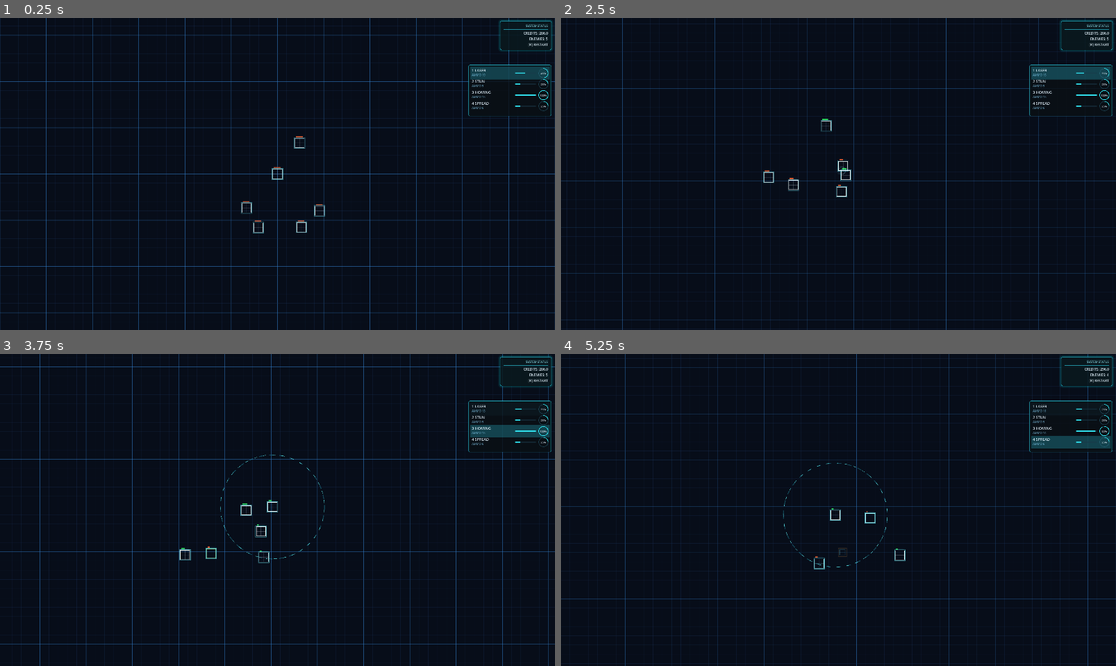
Above: before the commit, frames 1-4 (two rows, left to right).
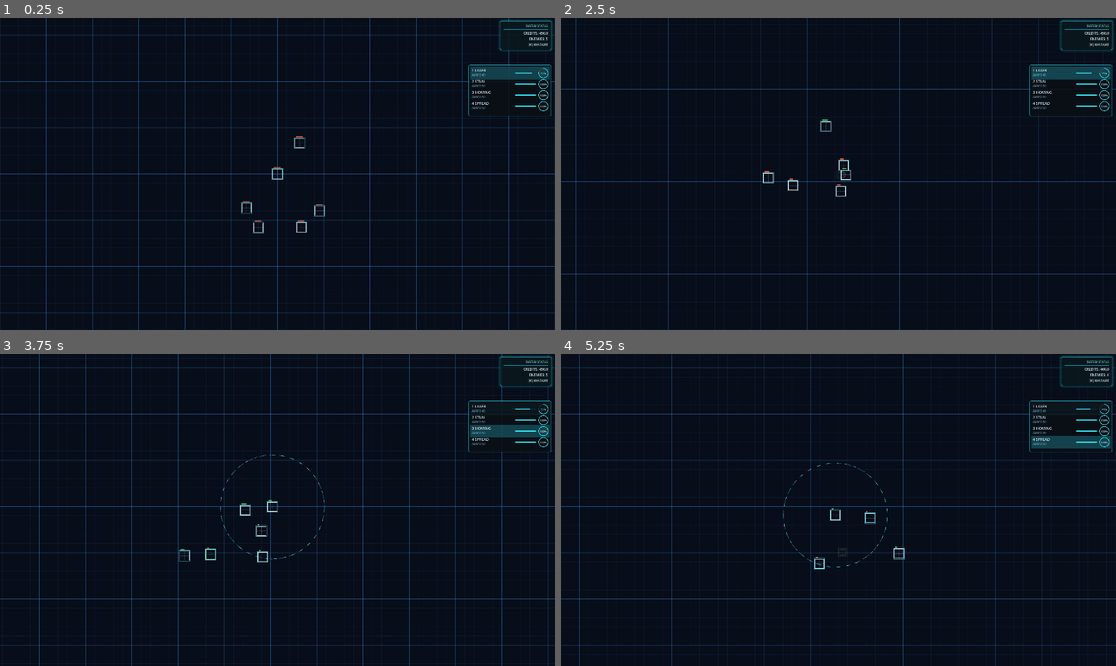
Above: after the commit, the same moments.

Repository: sudheej/neon.io
Game: Godot game, scene res://scenes/Main.tscn
Same seed, same stepped clock (60 frames per second), same inputs: the game is played once before the commit and once after it.
Inputs (mouse positions are in pixels of both pictures, inside the frame that each line leads up to):
- Up to frame 1 (0.25 s): no input
- Up to frame 2 (2.5 s): move the mouse to (960, 158) at 0.52 s; hold D (move_right) 0.53-1.28 s; hold E (expand_mode) 0.53-1.28 s; move the mouse to (727, 189) at 1.27 s; hold S (move_down) 1.28-2.03 s; click (727, 189) at 1.35 s; move the mouse to (894, 105) at 2.02 s; hold D (move_right) from 2.03 s (still down); hold [ (select_prev_slot) from 2.03 s (still down)
- Up to frame 3 (3.75 s): move the mouse to (249, 572) at 2.77 s; release D (move_right) at 2.78 s; release [ (select_prev_slot) at 2.78 s; hold W (move_up) 2.78-3.53 s; tap Q (toggle_range) at 2.85 s; move the mouse to (444, 556) at 3.52 s; hold A (move_left) from 3.53 s (still down); hold 3 (weapon_homing) from 3.53 s (still down)
- Up to frame 4 (5.25 s): move the mouse to (672, 463) at 4.27 s; release 3 (weapon_homing) at 4.28 s; tap 1 (weapon_laser) at 4.35 s; move the mouse to (866, 510) at 5.02 s; release A (move_left) at 5.03 s; hold S (move_down) from 5.03 s (still down); hold 4 (weapon_spread) from 5.03 s (still down)

The runs differ from the first frame. In frame 1, less than 0.1% of the frame differs, in the area x 86-99%, y 4-30%; in frame 2, 3.5%; in frame 3, 5.6%, in the area x 0-100%, y 0-100%; in frame 4, 2.8%.

Commit message:
Update entity expansion

Diff:
--- a/src/presentation/player/Player.gd
+++ b/src/presentation/player/Player.gd
@@ -14,9 +14,11 @@
 const SPAWN_DURATION: float = 0.35
 const DEATH_DURATION: float = 0.45
 const COLLISION_PUSH_SCALE: float = 0.5
+const COLLISION_PLAYER_PUSH_SCALE: float = 0.22
+const COLLISION_AI_PUSH_SCALE: float = 0.55
 const COLLISION_PULSE_LIFE: float = 0.18
 var velocity: Vector2 = Vector2.ZERO
-var xp: float = 300.0
+var xp: float = 450.0
 var expand_mode: bool = false
 var expand_hold: bool = false
 var show_range: bool = false
@@ -47,6 +49,9 @@
 var spawn_timer: float = 0.0
 var death_timer: float = 0.0
 var is_dying: bool = false
+var debug_collision: bool = false
+var debug_collisions: Array[Dictionary] = []
+var debug_collision_print_timer: float = 0.0
 
 @onready var shape = $PlayerShape
 @onready var weapon_system = $WeaponSystem
@@ -59,6 +64,7 @@
 		actor_id = "player"
 	spawn_timer = SPAWN_DURATION
 	modulate.a = 0.0
+	debug_collision = OS.get_cmdline_args().has("--collision-debug")
 
 func _process(delta: float) -> void:
 	if is_dying:
@@ -88,6 +94,8 @@
 	if damage_blink_timer > 0.0:
 		damage_blink_timer = maxf(damage_blink_timer - delta, 0.0)
 		damage_blink_phase = fmod(damage_blink_phase + delta * 22.0, TAU)
+	if debug_collision and debug_collision_print_timer > 0.0:
+		debug_collision_print_timer = maxf(debug_collision_print_timer - delta, 0.0)
 
 	for i in range(pulses.size() - 1, -1, -1):
 		pulses[i]["time"] -= delta
@@ -117,7 +125,8 @@
 		target_vel *= 0.35
 	velocity = velocity.lerp(target_vel, 1.0 - pow(0.001, delta * ACCEL))
 	global_position += velocity * delta
-	_apply_soft_collisions(delta)
+	if spawn_timer <= 0.0:
+		_apply_soft_collisions(delta)
 
 func _unhandled_input(event: InputEvent) -> void:
 	if is_ai:
@@ -330,6 +339,8 @@
 	if expand_hold:
 		_draw_expand_ghosts()
 	_draw_selected_slot_range()
+	if debug_collision:
+		_draw_collision_debug()
 
 func _draw_cells() -> void:
 	var outline := Color(0.92, 0.96, 1.0, 0.9)
@@ -476,25 +487,96 @@
 func _apply_soft_collisions(_delta: float) -> void:
 	var others = get_tree().get_nodes_in_group("combatants")
 	var my_radius = _get_collision_radius()
+	if debug_collision:
+		debug_collisions.clear()
 	for other in others:
 		var node = other as Node2D
 		if node == null or node == self:
 			continue
 		if not node.has_method("get_collision_radius"):
 			continue
-		var other_radius = node.get_collision_radius()
-		var to_me = global_position - node.global_position
-		var dist = to_me.length()
+		var other_spawn = node.get("spawn_timer")
+		if other_spawn != null and float(other_spawn) > 0.0:
+			continue
+		var collision = _get_cell_collision(node)
+		var dist = collision.get("dist", 0.0)
+		var min_dist = collision.get("min_dist", my_radius + node.get_collision_radius())
 		if dist < 0.001:
 			continue
-		var min_dist = my_radius + other_radius
 		if dist >= min_dist:
 			continue
-		var dir = to_me / dist
+		var dir = collision.get("dir", (global_position - node.global_position).normalized())
 		var push = (min_dist - dist) * COLLISION_PUSH_SCALE
-		global_position += dir * push
-		if push > 0.35:
-			_spawn_repel_pulse(global_position - dir * my_radius)
+		if debug_collision:
+			debug_collisions.append({
+				"other": node,
+				"dist": dist,
+				"min_dist": min_dist,
+				"push": push
+			})
+			if debug_collision_print_timer <= 0.0:
+				var other_id = String(node.get("actor_id"))
+				print("COLLIDE ", actor_id, " <-> ", other_id, " d=", dist, " md=", min_dist, " p=", push)
+				debug_collision_print_timer = 0.5
+		if is_ai:
+			global_position += dir * push
+		else:
+			var other_is_ai = bool(node.get("is_ai"))
+			if other_is_ai:
+				global_position += dir * (push * COLLISION_PLAYER_PUSH_SCALE)
+				node.global_position -= dir * (push * COLLISION_AI_PUSH_SCALE)
+			else:
+				global_position += dir * (push * COLLISION_PLAYER_PUSH_SCALE)
+		if push > 0.35 and not is_ai:
+			var pulse_pos = collision.get("self_pos", global_position - dir * my_radius)
+			_spawn_repel_pulse(pulse_pos)
+
+func _get_cell_collision(other: Node2D) -> Dictionary:
+	var result: Dictionary = {}
+	if shape == null:
+		return result
+	var other_shape = other.get_node_or_null("PlayerShape")
+	if other_shape == null or not other_shape.has_method("grid_to_local"):
+		return result
+	var cell_radius = PlayerShapeScript.CELL_SIZE * 0.5
+	var best_dist = INF
+	var best_dir = Vector2.ZERO
+	var best_self = Vector2.ZERO
+	var best_other = Vector2.ZERO
+	for my_cell in shape.cells.keys():
+		var my_pos = global_position + shape.grid_to_local(my_cell)
+		for other_cell in other_shape.cells.keys():
+			var other_pos = other.global_position + other_shape.grid_to_local(other_cell)
+			var to_me = my_pos - other_pos
+			var dist = to_me.length()
+			if dist < best_dist:
+				best_dist = dist
+				best_dir = to_me.normalized() if dist > 0.001 else Vector2.ZERO
+				best_self = my_pos
+				best_other = other_pos
+	result["dist"] = best_dist
+	result["min_dist"] = cell_radius * 2.0
+	result["dir"] = best_dir
+	result["self_pos"] = best_self
+	result["other_pos"] = best_other
+	return result
+
+func _draw_collision_debug() -> void:
+	var center := Vector2.ZERO
+	var radius := _get_collision_radius()
+	draw_arc(center, radius, 0.0, TAU, 48, Color(1.0, 0.3, 0.3, 0.2), 1.0)
+	var font = ThemeDB.fallback_font
+	var font_size = max(10, int(ThemeDB.fallback_font_size * 0.75))
+	var y = -radius - 12.0
+	for info in debug_collisions:
+		var other = info.get("other", null) as Node2D
+		if other == null or not is_instance_valid(other):
+			continue
+		var other_local = to_local(other.global_position)
+		draw_line(center, other_local, Color(1.0, 0.6, 0.1, 0.6), 1.0)
+		var text = "d=%.1f md=%.1f p=%.2f" % [info["dist"], info["min_dist"], info["push"]]
+		draw_string(font, Vector2(-radius, y), text, HORIZONTAL_ALIGNMENT_LEFT, -1, font_size, Color(1.0, 0.8, 0.6, 0.85))
+		y -= font_size + 2.0
 
 func get_collision_radius() -> float:
 	return _get_collision_radius()
--- a/src/presentation/weapons/WeaponSystem.gd
+++ b/src/presentation/weapons/WeaponSystem.gd
@@ -11,14 +11,14 @@
 const STUN_PACK_COST: float = 8.0
 const HOMING_PACK_COST: float = 12.0
 const SPREAD_PACK_COST: float = 6.0
-const LASER_PACK_AMMO: int = 10
-const STUN_PACK_AMMO: int = 5
-const HOMING_PACK_AMMO: int = 3
-const SPREAD_PACK_AMMO: int = 6
-const LASER_CAPACITY: int = 40
-const STUN_CAPACITY: int = 20
-const HOMING_CAPACITY: int = 15
-const SPREAD_CAPACITY: int = 24
+const LASER_PACK_AMMO: int = 15
+const STUN_PACK_AMMO: int = 8
+const HOMING_PACK_AMMO: int = 5
+const SPREAD_PACK_AMMO: int = 9
+const LASER_CAPACITY: int = 60
+const STUN_CAPACITY: int = 30
+const HOMING_CAPACITY: int = 24
+const SPREAD_CAPACITY: int = 36
 const LASER_DAMAGE: float = 4.0
 const SPREAD_PRIMARY_MULT: float = 0.75
 const SPREAD_SECONDARY_MULT: float = 0.5
@@ -49,10 +49,10 @@
 	WeaponSlot.WeaponType.SPREAD: 0.65
 }
 var weapon_ammo: Dictionary = {
-	WeaponSlot.WeaponType.LASER: 20,
-	WeaponSlot.WeaponType.STUN: 0,
-	WeaponSlot.WeaponType.HOMING: 15,
-	WeaponSlot.WeaponType.SPREAD: 0
+	WeaponSlot.WeaponType.LASER: 50,
+	WeaponSlot.WeaponType.STUN: 50,
+	WeaponSlot.WeaponType.HOMING: 50,
+	WeaponSlot.WeaponType.SPREAD: 50
 }
 var auto_reload: bool = true
 var preferred_target: Node2D = null
--- a/src/presentation/world/World.gd
+++ b/src/presentation/world/World.gd
@@ -80,9 +80,37 @@
 
 func _spawn_enemy() -> void:
 	var enemy = PlayerScene.instantiate() as Node2D
-	var angle = randf_range(0.0, TAU)
-	var radius = randf_range(120.0, ENEMY_SPAWN_RADIUS)
-	enemy.global_position = player.global_position + Vector2(cos(angle), sin(angle)) * radius
+	if player == null:
+		return
+	var enemy_radius = 16.0
+	if enemy.has_method("get_collision_radius"):
+		enemy_radius = float(enemy.get_collision_radius())
+	var player_radius = 16.0
+	if player.has_method("get_collision_radius"):
+		player_radius = float(player.get_collision_radius())
+	var min_radius = maxf(120.0, player_radius + enemy_radius + 12.0)
+	var combatants = _get_combatants()
+	var pos = player.global_position
+	for _i in range(12):
+		var angle = randf_range(0.0, TAU)
+		var radius = randf_range(min_radius, ENEMY_SPAWN_RADIUS)
+		var candidate = player.global_position + Vector2(cos(angle), sin(angle)) * radius
+		var ok = true
+		for entity in combatants:
+			var node = entity as Node2D
+			if node == null:
+				continue
+			var other_radius = 16.0
+			if node.has_method("get_collision_radius"):
+				other_radius = float(node.get_collision_radius())
+			if candidate.distance_to(node.global_position) < (other_radius + enemy_radius + 8.0):
+				ok = false
+				break
+		if ok:
+			pos = candidate
+			break
+		pos = candidate
+	enemy.global_position = pos
 	var ai = AIControllerScript.new()
 	var game_world = get_tree().get_first_node_in_group("game_world")
 	if game_world != null and game_world.has_method("get_command_queue"):
@@ -106,6 +134,10 @@
 
 func _update_hud(combatants: Array[Node]) -> void:
 	if hud_label == null:
+		return
+	if player == null or not is_instance_valid(player):
+		return
+	if player.get("xp") == null:
 		return
 	var enemy_count = max(combatants.size() - 1, 0)
 	hud_label.text = "CREDITS: %.1f\nENEMIES: %d\n[R] RESTART" % [player.xp, enemy_count]
Not shown, changed: AGENTS.md
Not shown, changed: README.md
Not shown, changed: docs/ARCHITECTURE.md
